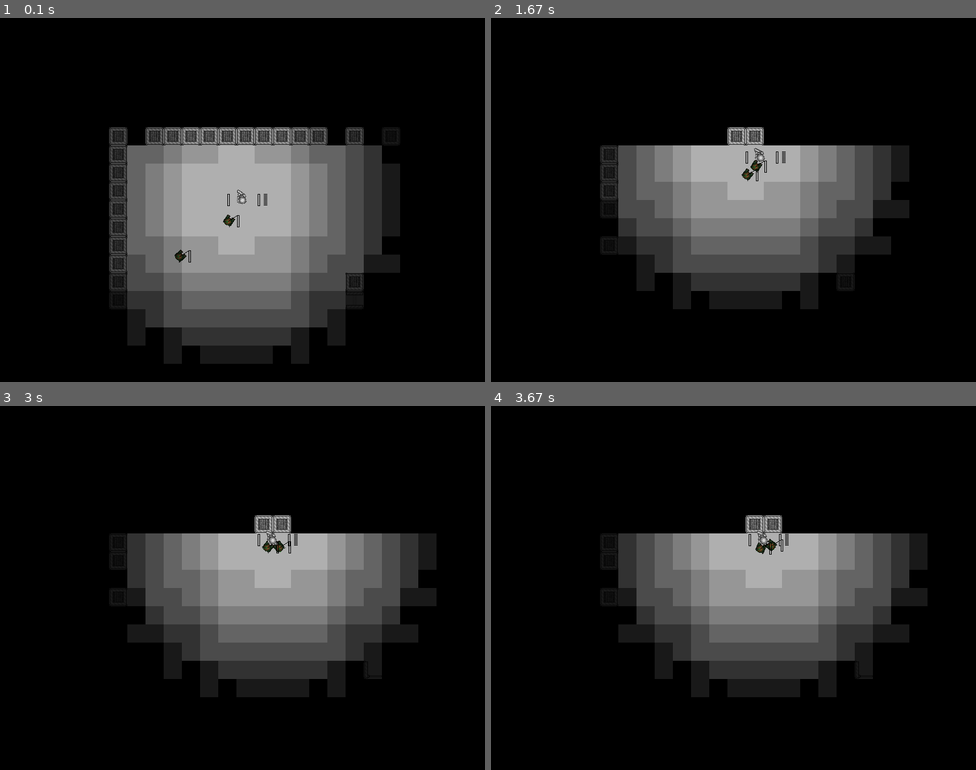
Above: before the commit, frames 1-4 (two rows, left to right).
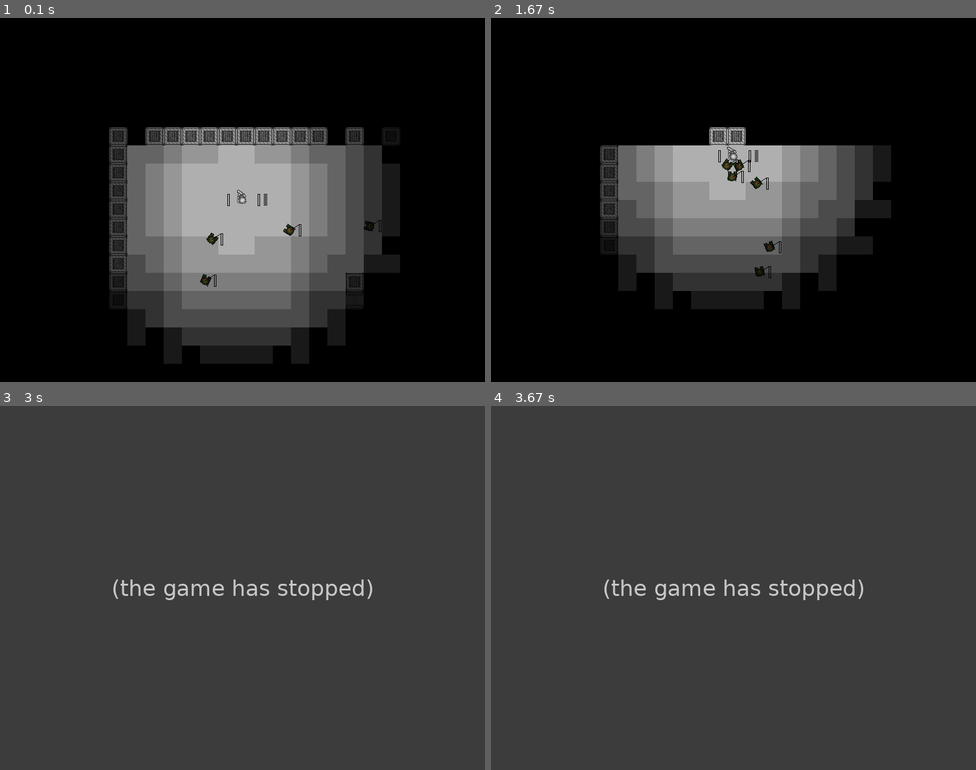
Above: after the commit, the same moments.

Repository: Lordmordevil/Architects_dreem
Game: pygame game, started from main.py
The game is run twice, just before and just after one commit, with the same random seed, the same clock (stepped at 60 frames per second) and the same inputs.
Inputs:
- Up to frame 1 (0.1 s): no input
- Up to frame 2 (1.67 s): no input
- Up to frame 3 (3 s): no input
- Up to frame 4 (3.67 s): no input

The runs differ from the first frame. In frame 1, 0.3% of the frame differs, in the area x 36-79%, y 54-74%; in frame 2, 15%; in frame 3, 92%, in the area x 0-100%, y 0-100%; in frame 4, 92%.
After the commit the program exited at 2.88 s; later frames show no game.

Commit message:
Spawn each zombie IN the map

Diff:
--- a/enemy.py
+++ b/enemy.py
@@ -17,7 +17,7 @@
             self.add_zombie(world_map)
 
     def add_zombie(self, world_map):
-        temp = Zombie(vec2d(int(uniform(0, 350)) + 100, int(uniform(0, 350) + 100)), world_map)
+        temp = Zombie(vec2d(int(uniform(210, 560)) + 100, int(uniform(210, 560) + 100)), world_map)
         self.zombies.append(temp)
 
     def update(self, player, items, world_map):
@@ -49,7 +49,7 @@
     size = 20
 
     def __init__(self, pos, world_map):
-        self.pos = vec2d(pos)
+        self.pos = vec2d(*pos)
         self.sprite = pygame.image.load("assets/enemy/zombie.png")
         self.base_sprite = self.sprite
         self.home_cell = '{0[0]},{0[1]}'.format([int(pos[0] // 30) + 1, int(pos[1] // 30) + 1])
